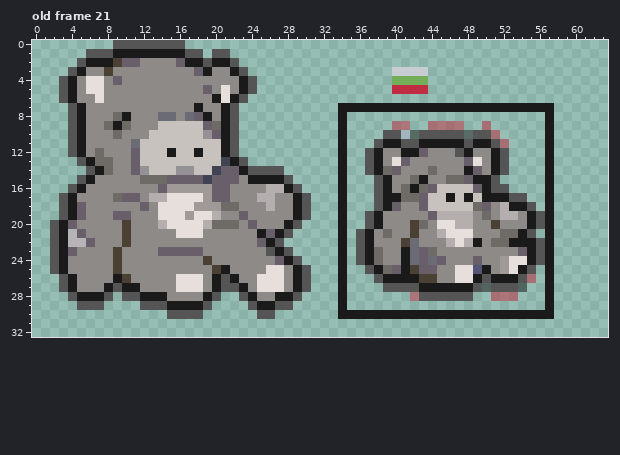
Pixel-art file -- sprites/commandoitems.ase. The picture above is the old version.
64x33 pixels, 24 frames. Pixels under 10% opacity are left out. Colours within 5 levels of each other are drawn and written as one. Shown: old frame 21. The commit also changed other frames, which this record leaves out.
After:
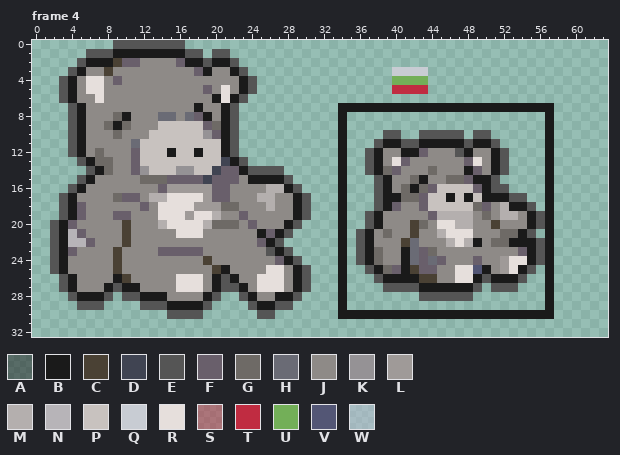
Palette (. is transparent): A #1a1a1a80  B #1a1a1a  C #4a4134  D #404452  E #555555  F #695f6b  G #6e6a66  H #6a6b75  J #8e8a87  K #959295  L #9f9a98  M #b4afae  N #b7b4b8  P #c8c2bf  Q #c8ccd3  R #e6dfdc  S #c02c4180  T #c02c41  U #73af58  V #535675  W #b9bcd180
Change:
frames 24 -> 9
layer "traceref" now hidden
Frame 4 against old frame 21:
y 9: x 40..41 SS -> ..; x 44..47 SSSS -> ....; x 50 S -> .
y 10: x 41..42 WA -> ..; x 48 A -> .; x 51 S -> .
y 11: x 52 S -> .
y 26: x 55 S -> .
y 27: x 50 A -> .; x 54 A -> .
y 28: x 42 S -> .; x 51..53 SSS -> ...
